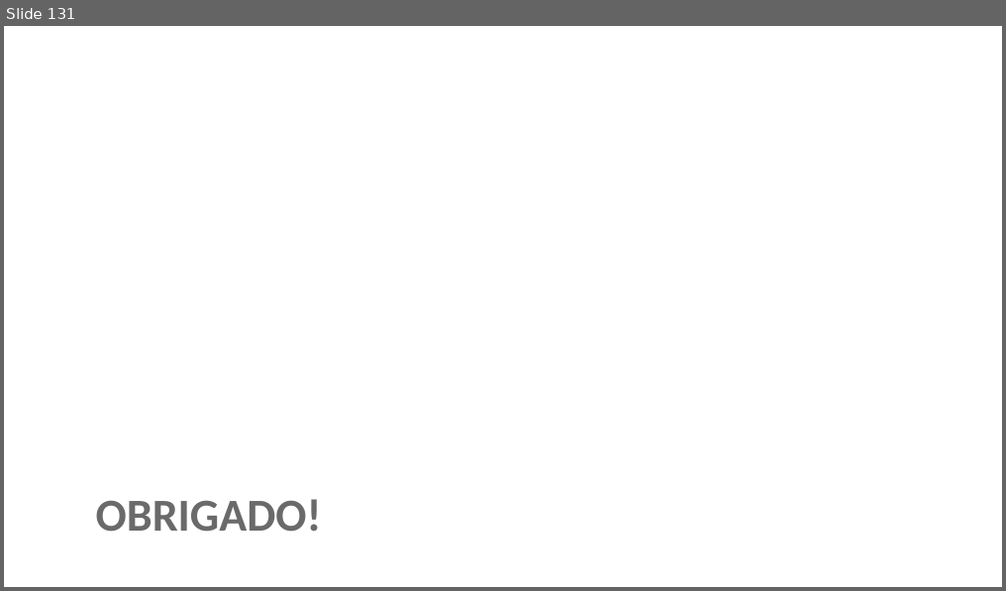
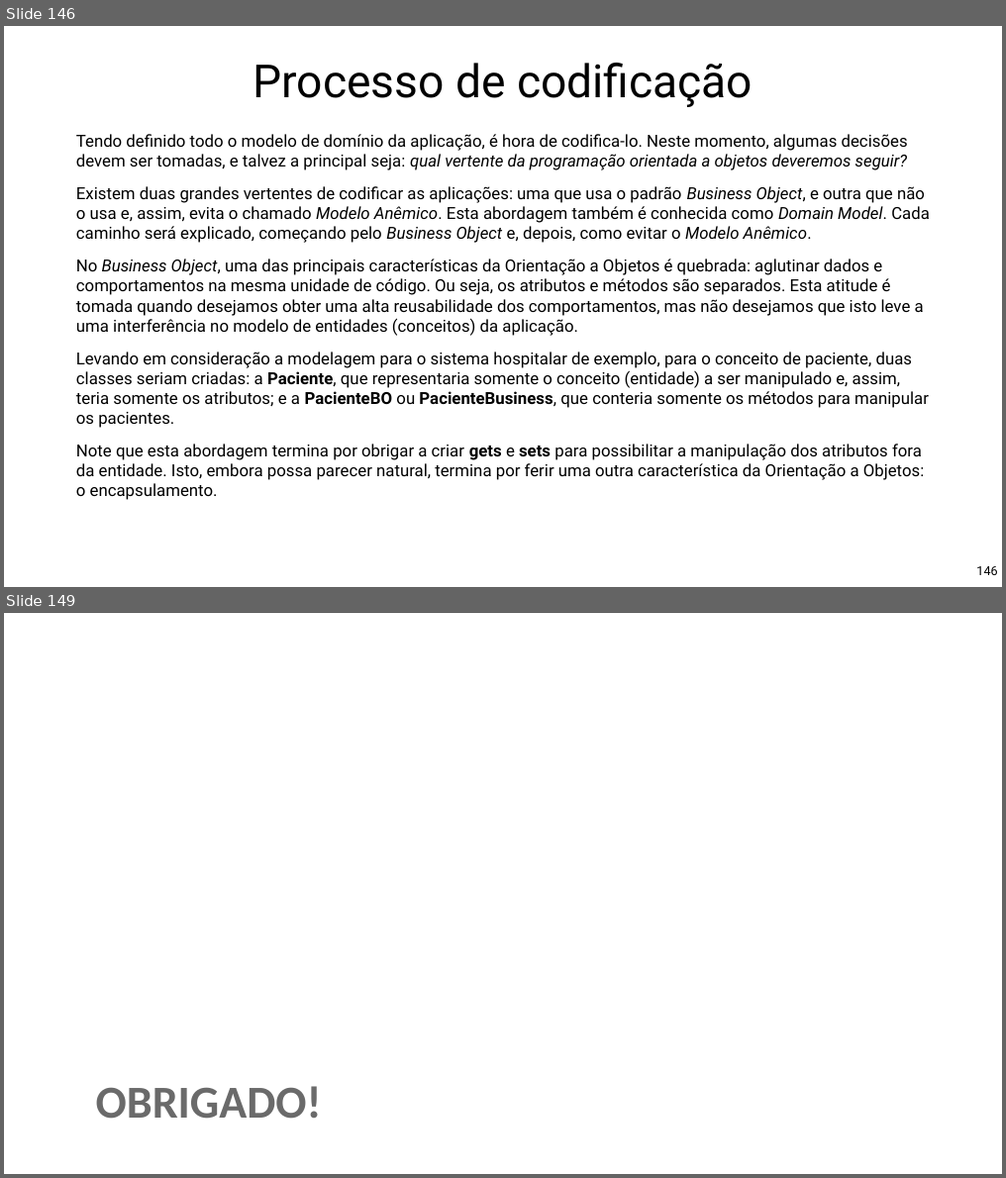
Before and after one commit to Pedrorocha13/2021.1-progoo, a slide deck: materiais/slides.pptx. Shown one above the other, each under a label of ours: slide 131 before the commit, slides 146 and 149 after it; the slides between them are not shown. The pictures are 1006x591 and 1006x1178 pixels, drawn with LibreOffice and Linux fonts; fonts in the diff are those of the drawing; background and template pictures are left out. Boxes give left, top, right and bottom in pixels: in the first picture for what was removed or moved away, otherwise in the second. Text is boxed around its words. In the diff, an @@ line names an element or a change of style, - is before the commit and + after.

```diff
--- a/materiais/slides.pptx
+++ b/materiais/slides.pptx
@@ slide 146 added at box(4, 26, 1002, 587), background picture (left out) @@
@@ title added at box(252, 63, 752, 107), 88 pt, text #000000 @@
+Processo de codificação
@@ text added at box(76, 134, 930, 500), 32 pt, text #000000 @@
+Tendo definido todo o modelo de domínio da aplicação, é hora de codifica-lo. Neste momento, algumas decisões devem ser tomadas, e talvez a principal seja: qual vertente da programação orientada a objetos deveremos seguir?
+Existem duas grandes vertentes de codificar as aplicações: uma que usa o padrão Business Object, e outra que não o usa e, assim, evita o chamado Modelo Anêmico. Esta abordagem também é conhecida como Domain Model. Cada caminho será explicado, começando pelo Business Object e, depois, como evitar o Modelo Anêmico.
+No Business Object, uma das principais características da Orientação a Objetos é quebrada: aglutinar dados e comportamentos na mesma unidade de código. Ou seja, os atributos e métodos são separados. Esta atitude é tomada quando desejamos obter uma alta reusabilidade dos comportamentos, mas não desejamos que isto leve a uma interferência no modelo de entidades (conceitos) da aplicação.
+Levando em consideração a modelagem para o sistema hospitalar de exemplo, para o conceito de paciente, duas classes seriam criadas: a Paciente, que representaria somente o conceito (entidade) a ser manipulado e, assim, teria somente os atributos; e a PacienteBO ou PacienteBusiness, que conteria somente os métodos para manipular os pacientes.
+Note que esta abordagem termina por obrigar a criar gets e sets para possibilitar a manipulação dos atributos fora da entidade. Isto, embora possa parecer natural, termina por ferir uma outra característica da Orientação a Objetos: o encapsulamento.
@@ page number added at box(976, 567, 997, 575), 24 pt, text #000000 @@
+146
@@ what was slide 131 is now slide 149 @@
```
Also in this commit, not shown: 17 other slides added, 51 other files.
